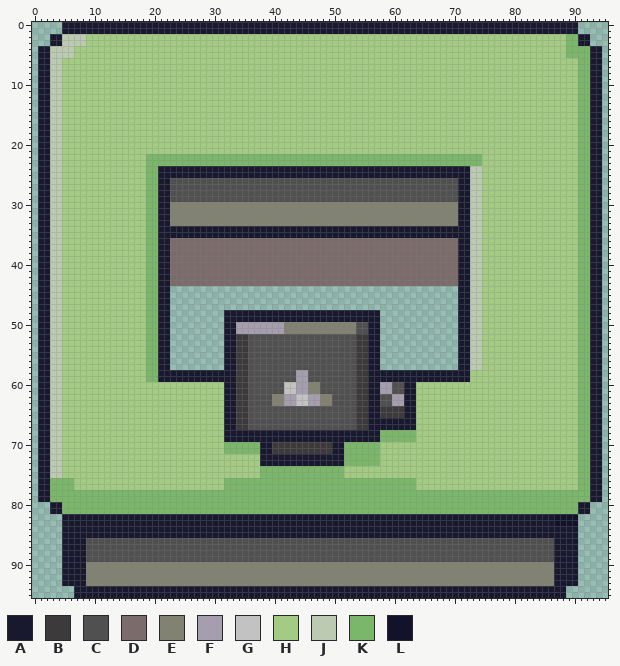
Sprite sheet, stored at bin/assets/objects/cashing_machineD.png. Above: the version before the commit.
The file is 96x96 pixels.
Palette (. is transparent): A #18182e  B #3c3a3a  C #505050  D #7b6b6a  E #828272  F #a69eae  G #c2c2c2  H #a4cb83  J #bccab1  K #7bb76a  L #12122b
The same view after the edit:
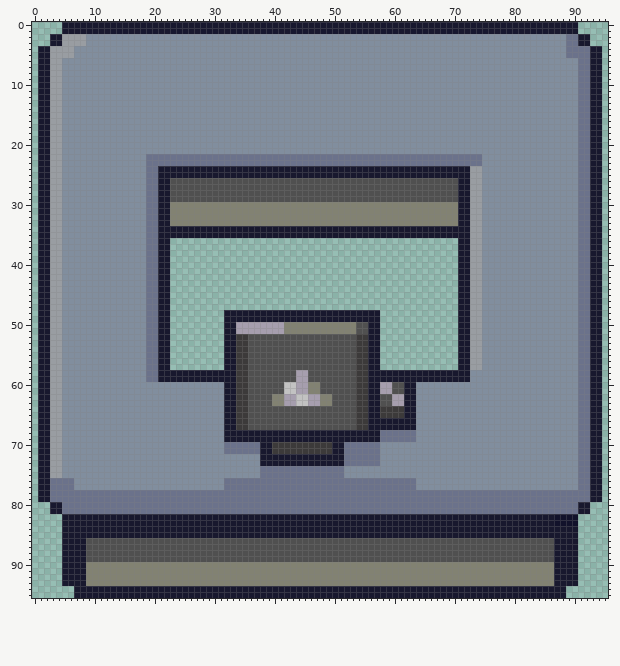
Diff:
colour H: #a4cb83 -> #818e9e
colour J: #bccab1 -> #999da2
colour K: #7bb76a -> #6b728b
Changed rows in their new state; - is a pixel that keeps its letter.
first column x 23:
36 ................................................
37 ................................................
38 ................................................
39 ................................................
40 ................................................
41 ................................................
42 ................................................
43 ................................................
Where, in picture pixels (left, top, right, bottom), the same in both pictures:
changed: (50, 34, 590, 514)
